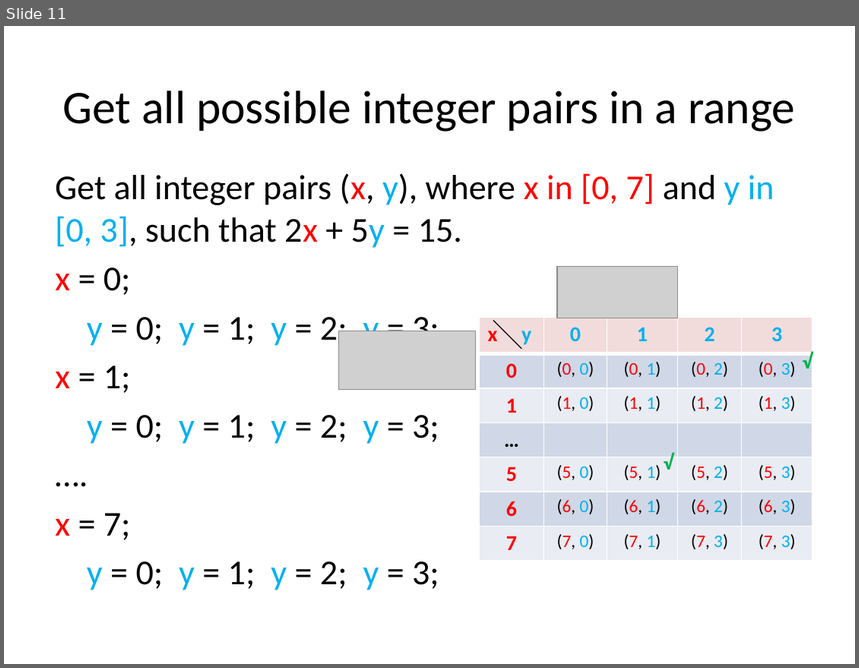
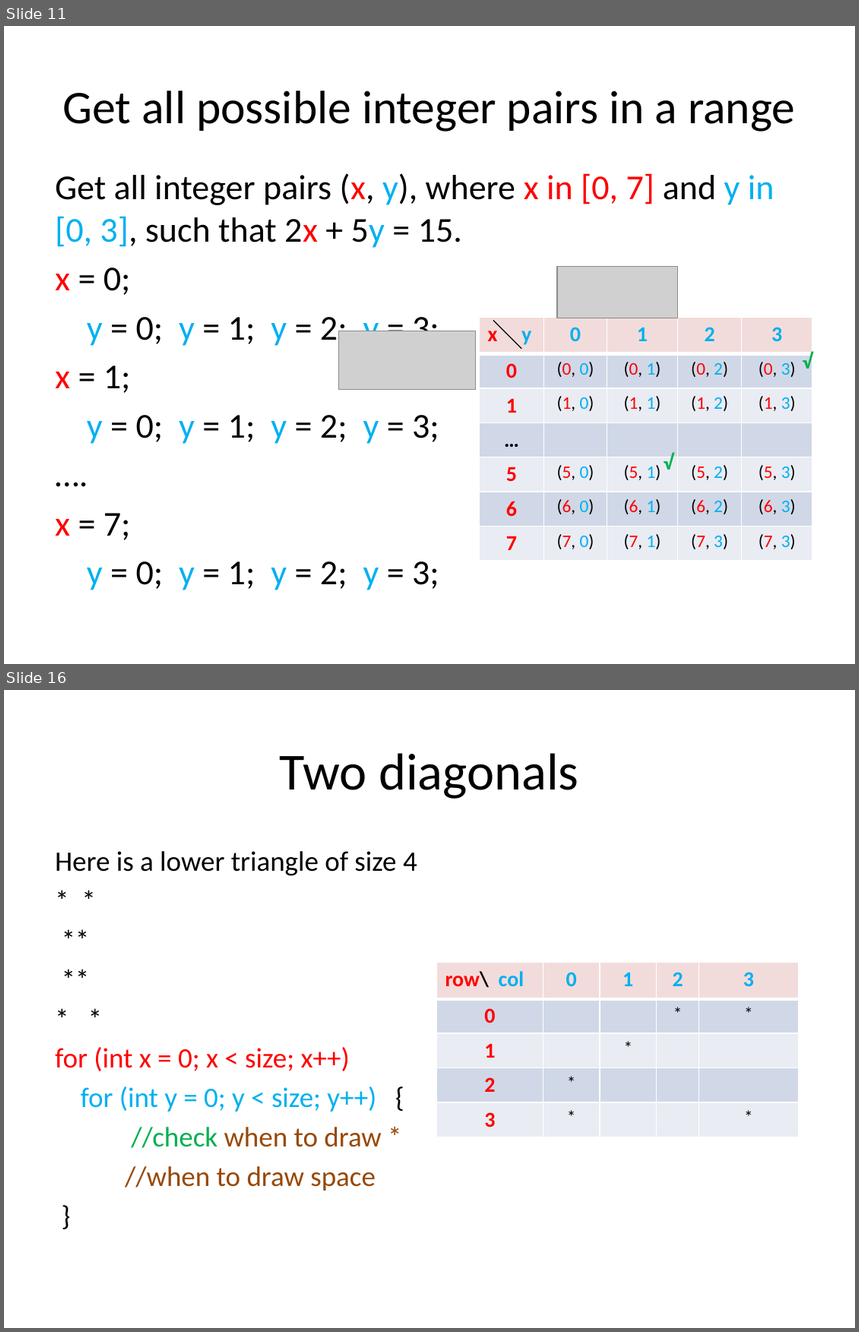
Before and after one commit to tong-yee/tong-yee.github.io, a slide deck: 135/slides/ch04/nestedLoop.pptx. Shown one above the other, each under a label of ours: slide 11 before the commit, slides 11 and 16 after it; the slides between them are not shown. The pictures are 859x668 and 859x1332 pixels, drawn with LibreOffice and Linux fonts; fonts in the diff are those of the drawing; grey boxes stand for pictures. Boxes give left, top, right and bottom in pixels: in the first picture for what was removed or moved away, otherwise in the second. Text is boxed around its words. In the diff, an @@ line names an element or a change of style, - is before the commit and + after.

```diff
--- a/135/slides/ch04/nestedLoop.pptx
+++ b/135/slides/ch04/nestedLoop.pptx
@@ slide 16 added at (x1=4, y1=690, x2=855, y2=1328), background #FFFFFF @@
@@ title added at (x1=280, y1=753, x2=579, y2=799), 44 pt, text #000000 @@
+Two diagonals
@@ text added at (x1=55, y1=851, x2=417, y2=1191), 23.8 pt, text #000000 @@
+Here is a lower triangle of size 4
+* *
+**
+**
+* *
+for (int x = 0; x < size; x++)
+for (int y = 0; y < size; y++) {
+//check when to draw *
+//when to draw space
+}
@@ table added at (x1=436, y1=962, x2=799, y2=1138), 5 rows, 5 columns @@
+row\ col | 0 | 1 | 2 | 3
+0 |  |  | * | *
+1 |  | * |  | 
+2 | * |  |  | 
+3 | * |  |  | *
```
Also in this commit, not shown: 2 slides changed, 2 other slides added, 10 other files.
